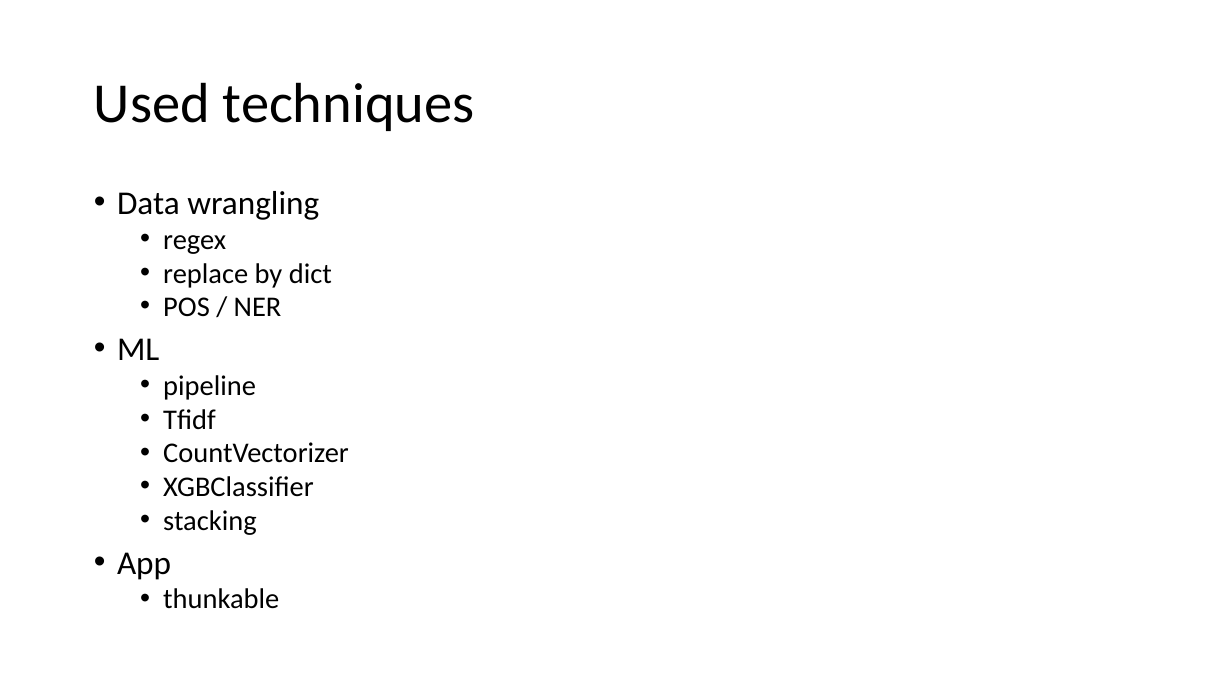
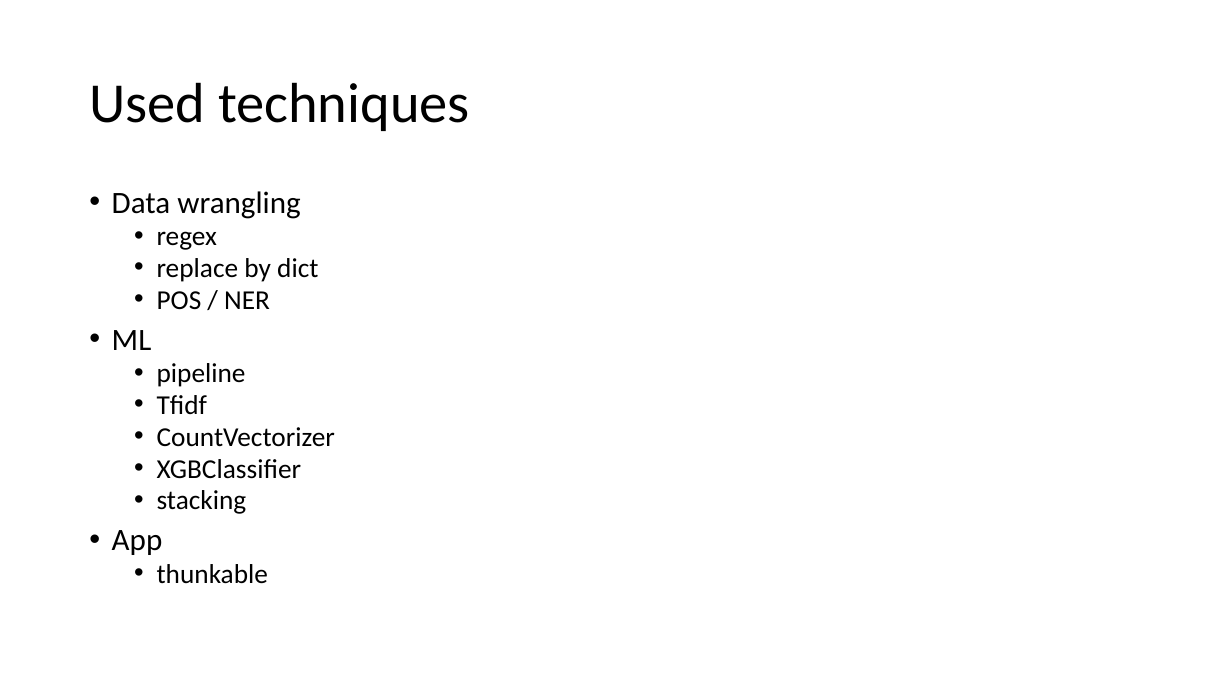
Before and after one commit to julia105/NLP-Project, a slide deck: slide 20 of Presentation Fire.pptx (slide 12 before the commit). Drawn at 1232x693 pixels with LibreOffice and Linux fonts; fonts in the diff are those of the drawing. Boxes give left, top, right and bottom in pixels: in the first picture for what was removed or moved away, otherwise in the second. Text is boxed around its words. In the diff, an @@ line names an element or a change of style, - is before the commit and + after.

```diff
--- a/Presentation Fire.pptx
+++ b/Presentation Fire.pptx
@@ title "Used techniques": place and size @@
-title "Used techniques" at box(94, 82, 475, 131)
+title "Used techniques" at box(89, 82, 470, 131)
@@ text "Data wrangling" at box(112, 191, 335, 584): size 25.9 to 24.2 pt in "Data wrangling", "ML", "App"; size 22.2 to 21.3 pt in "regex", "replace by dict", "POS / NER", "pipeline" and 5 more places; indent changed; line spacing 0.8 to 0.81; less space between paragraphs @@
```
Also in this commit, not shown: 6 other slides changed, 9 slides added, 1 slide removed.
